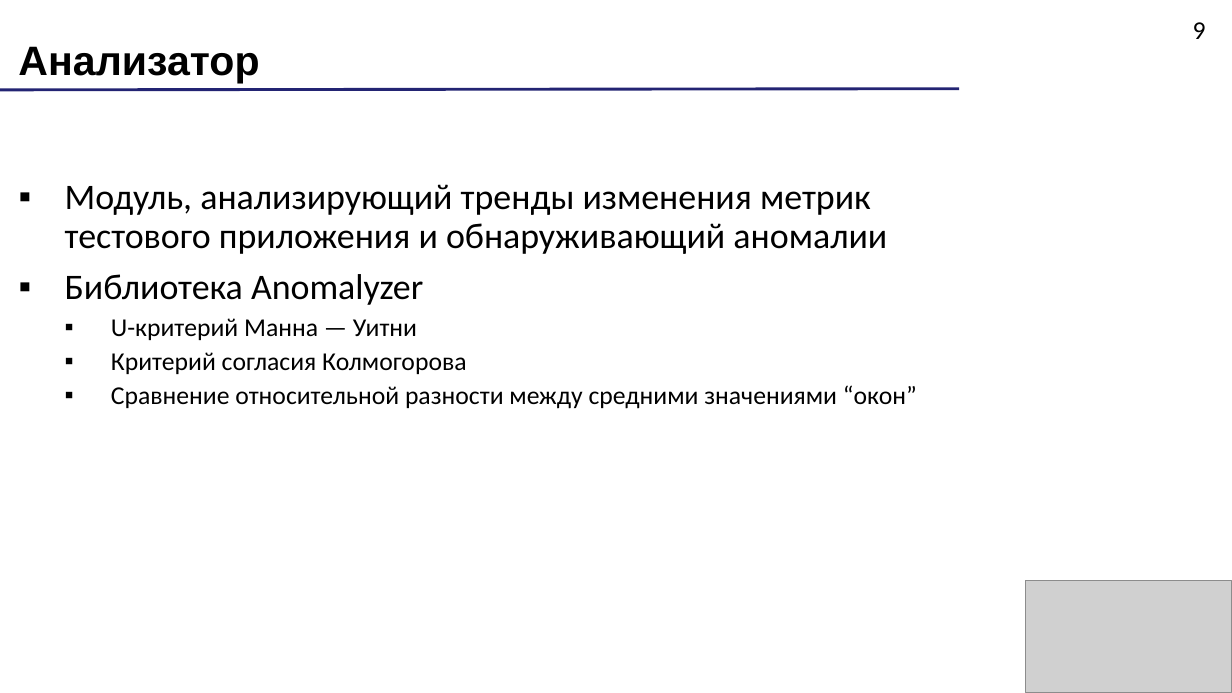
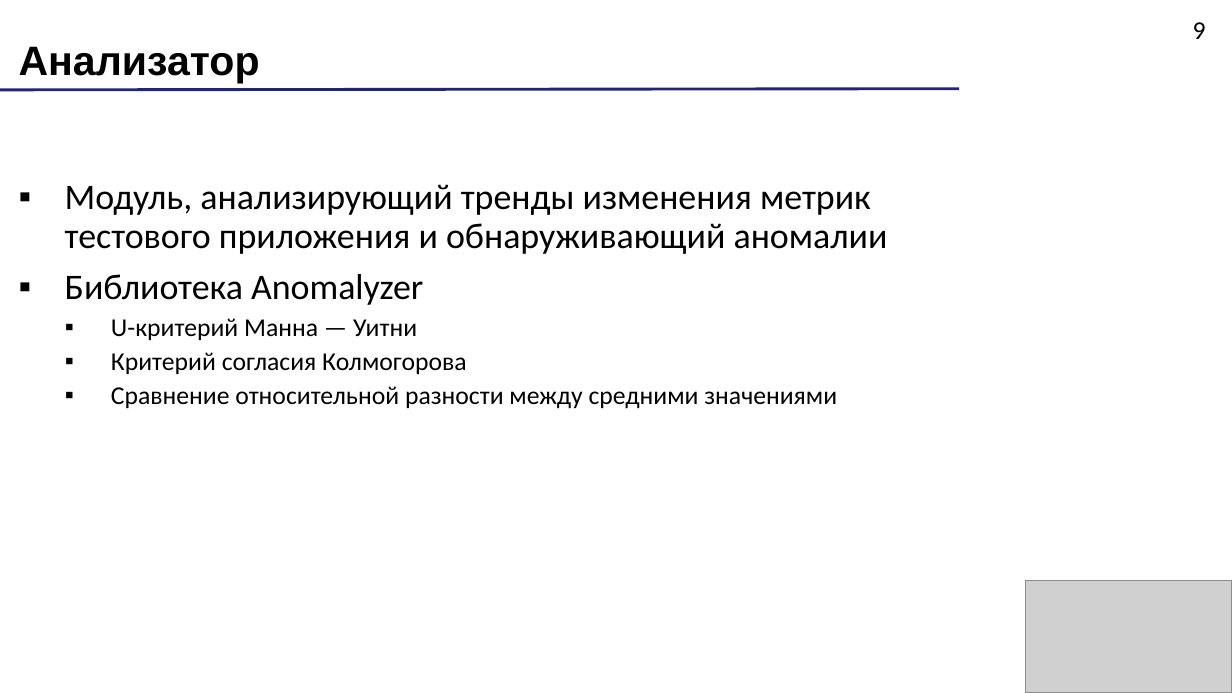
Before and after one commit to f0m41h4u7/Charon, a slide deck: slide 9 of files/presentation-KMU.pptx. Drawn at 1232x693 pixels with LibreOffice and Linux fonts; fonts in the diff are those of the drawing; grey boxes stand for pictures. Boxes give left, top, right and bottom in pixels: in the first picture for what was removed or moved away, otherwise in the second. Text is boxed around its words. In the diff, an @@ line names an element or a change of style, - is before the commit and + after.

```diff
--- a/files/presentation-KMU.pptx
+++ b/files/presentation-KMU.pptx
@@ text at bbox=[111, 386, 837, 409]: text changed @@
-  ▪ Сравнение относительной разности между средними значениями “окон”
+  ▪ Сравнение относительной разности между средними значениями
```
Also in this commit, not shown: 3 other slides changed, 3 other files.
